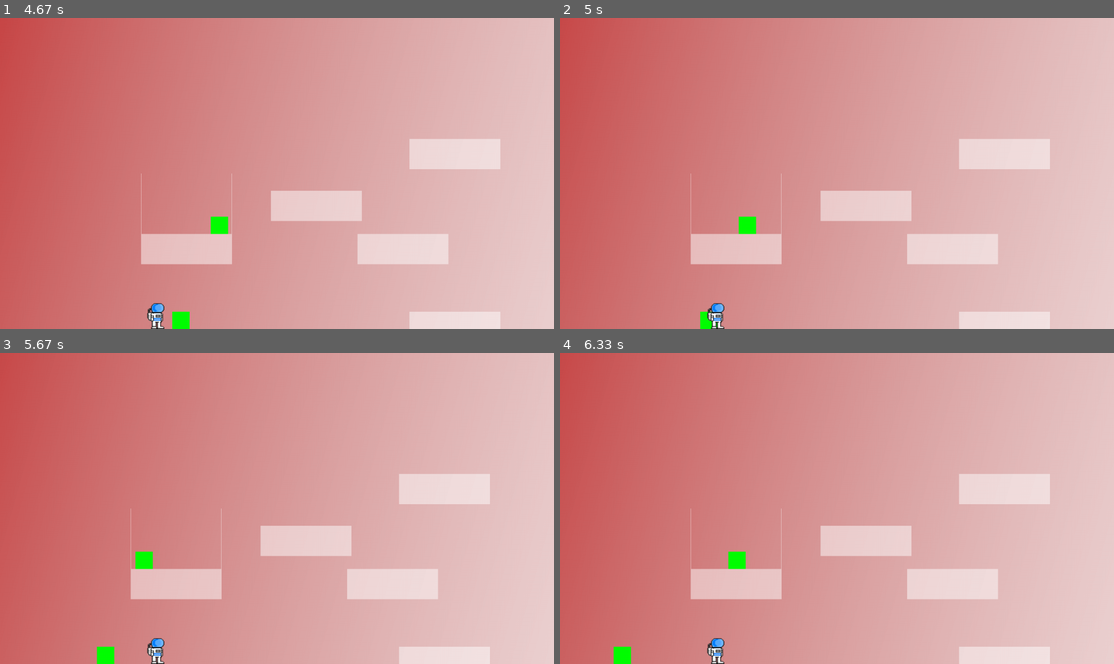
Above: before the commit, frames 1-4 (two rows, left to right).
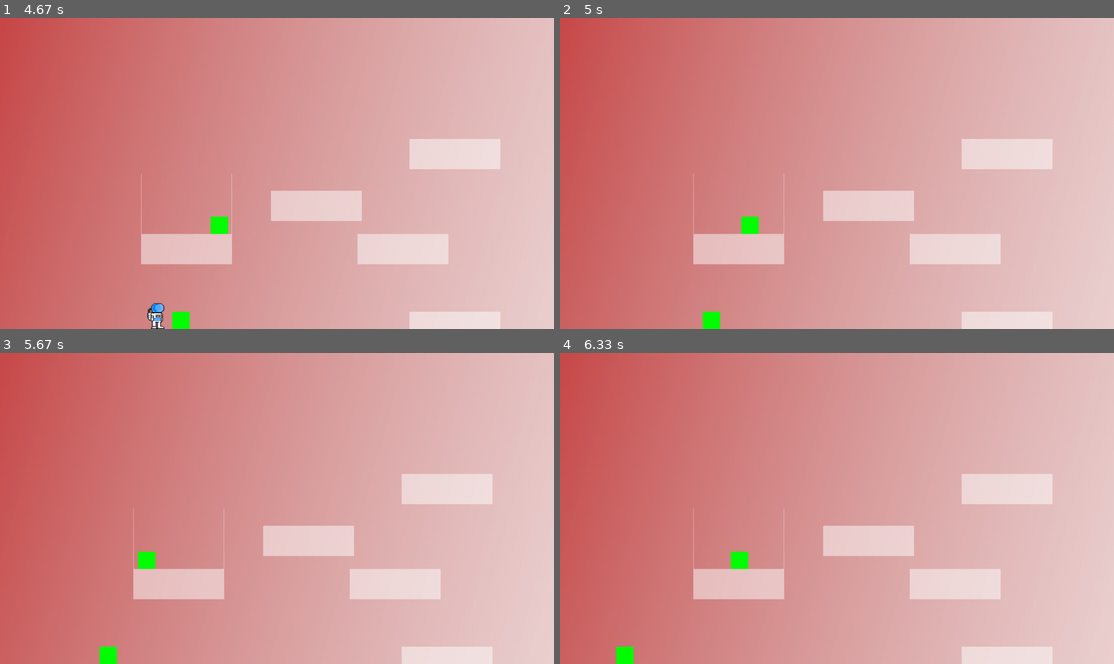
Above: after the commit, the same moments.

Repository: FlyingEwok/pygameRST
Game: pygame game, started from game.py
The game is run twice, just before and just after one commit, with the same random seed, the same clock (stepped at 60 frames per second) and the same inputs.
Inputs:
- Up to frame 1 (4.67 s): hold Right 0.33-0.8 s; hold Up 0.83-1.13 s; hold Right 1.17-1.63 s; hold Left 1.67-2.2 s; hold Left 2.23-2.63 s; hold Up 2.67-3.03 s; hold Right 3.07-3.7 s; hold Left 3.73-4.2 s; hold Right from 4.23 s (still down)
- Up to frame 2 (5 s): release Right at 4.7 s
- Up to frame 3 (5.67 s): no input
- Up to frame 4 (6.33 s): no input

Frame 1 is identical in both runs. In frame 2, 0.8% of the frame differs, in the area x 23-89%, y 38-100%; in frame 3, 0.8%, in the area x 17-89%, y 38-100%; in frame 4, 0.8%.

Commit message:
Enemy mechanics

Diff:
--- a/enemyclass.py
+++ b/enemyclass.py
@@ -100,3 +100,6 @@
         # If it is ok to jump, set our speed upwards
         if len(platform_hit_list) > 0 or self.rect.bottom >= main.SCREEN_HEIGHT:
             self.change_y = -10
+
+    def destroy(self):
+        self.level.enemy_list.remove(self)
--- a/level1class.py
+++ b/level1class.py
@@ -2,6 +2,7 @@
 import platformclass
 import invisablehitmarkerclass
 import enemyclass
+import pygame
 
 # Create platforms for the level
 class Level_01(levelclass.Level):
@@ -14,6 +15,11 @@
         levelclass.Level.__init__(self, player)
 
         self.level_limit = -1000
+        screenHeight = pygame.display.get_surface().get_size()[1]
+
+        # Place player
+        player.rect.x = 340
+        player.rect.y = screenHeight - player.rect.height
 
         # Array with width, height, x, and y of platform
         levelPlatform =[
@@ -34,23 +40,6 @@
                 [1, 1, 666, 550]
                 ]
 
-        # Go through the array above and add platforms
-        for platform in levelPlatform:
-            block = platformclass.Platform(platform[0], platform[1])
-            block.rect.x = platform[2]
-            block.rect.y = platform[3]
-            block.player = self.player
-            self.platform_list.add(block)
-
-        for hitmarker in levelHitMarker:
-            marker = invisablehitmarkerclass.HitMarker(hitmarker[0], hitmarker[1])
-            marker.rect.x = hitmarker[2]
-            marker.rect.y = hitmarker[3]
-            self.hitmarker_list.add(marker)
-
-        for enemy in enemyList:
-            enemy1 = enemyclass.Enemy()
-            enemy1.level = self
-            enemy1.rect.x = enemy[2]
-            enemy1.rect.y = enemy[3]
-            self.enemy_list.add(enemy1)
+        self.addPlatforms(levelPlatform)
+        self.addHitmarker(levelHitMarker)
+        self.addEnemy(enemyList)
--- a/level2class.py
+++ b/level2class.py
@@ -20,10 +20,4 @@
                  [210, 30, 1120, 280],
                  ]
 
-        # Go through the array above and add platforms
-        for platform in level:
-            block = platformclass.Platform(platform[0], platform[1])
-            block.rect.x = platform[2]
-            block.rect.y = platform[3]
-            block.player = self.player
-            self.platform_list.add(block)
+        self.addPlatforms(level)
--- a/levelclass.py
+++ b/levelclass.py
@@ -1,6 +1,8 @@
 import pygame
 import rgbColours
 import enemyclass
+import platformclass
+import invisablehitmarkerclass
 
 class Level():
     """ This is a generic super-class used to define a level.
@@ -13,7 +15,9 @@
         self.platform_list = pygame.sprite.Group()
         self.hitmarker_list = pygame.sprite.Group()
         self.enemy_list = pygame.sprite.Group()
+        self.player_list = pygame.sprite.Group()
         self.player = player
+        self.player_list.add(self.player)
 
         # How far this world has been scrolled left/right
         self.world_shift = 0
@@ -24,6 +28,7 @@
         self.platform_list.update()
         self.hitmarker_list.update()
         self.enemy_list.update()
+        self.player_list.update()
 
     def draw(self, screen):
         """ Draw everything on this level. """
@@ -37,6 +42,7 @@
         self.platform_list.draw(screen)
         self.hitmarker_list.draw(screen)
         self.enemy_list.draw(screen)
+        self.player_list.draw(screen)
 
     def shift_world(self, shift_x):
         """ When the user moves left/right and we need to scroll
@@ -54,3 +60,28 @@
 
         for enemy in self.enemy_list:
             enemy.rect.x += shift_x
+
+    def addPlatforms(self, levelPlatform):
+        # Go through the array above and add platforms
+
+        for platform in levelPlatform:
+            block = platformclass.Platform(platform[0], platform[1])
+            block.rect.x = platform[2]
+            block.rect.y = platform[3]
+            block.player = self.player
+            self.platform_list.add(block)
+
+    def addHitmarker(self, levelHitMarker):
+        for hitmarker in levelHitMarker:
+            marker = invisablehitmarkerclass.HitMarker(hitmarker[0], hitmarker[1])
+            marker.rect.x = hitmarker[2]
+            marker.rect.y = hitmarker[3]
+            self.hitmarker_list.add(marker)
+
+    def addEnemy(self, enemyList):
+        for enemy in enemyList:
+            enemy1 = enemyclass.Enemy()
+            enemy1.level = self
+            enemy1.rect.x = enemy[2]
+            enemy1.rect.y = enemy[3]
+            self.enemy_list.add(enemy1)
--- a/main.py
+++ b/main.py
@@ -21,7 +21,6 @@
 
     # Create the player
     player = playerclass.Player()
-    enemy = enemyclass.Enemy()
 
     # Create all the levels
     level_list = []
@@ -32,13 +31,9 @@
     current_level_no = 0
     current_level = level_list[current_level_no]
 
-    active_sprite_list = pygame.sprite.Group()
     player.level = current_level
-    enemy.level = current_level
 
-    player.rect.x = 340
-    player.rect.y = SCREEN_HEIGHT - player.rect.height
-    active_sprite_list.add(player)
+
 
 
     # Loop until the user clicks the close button.
@@ -67,8 +62,6 @@
                 if event.key == pygame.K_RIGHT and player.change_x > 0:
                     player.stop()
 
-        # Update the player.
-        active_sprite_list.update()
 
         # Update items in the level
         current_level.update()
@@ -96,7 +89,6 @@
 
         # ALL CODE TO DRAW SHOULD GO BELOW THIS COMMENT
         current_level.draw(screen)
-        active_sprite_list.draw(screen)
 
         # ALL CODE TO DRAW SHOULD GO ABOVE THIS COMMENT
 
--- a/playerclass.py
+++ b/playerclass.py
@@ -67,6 +67,14 @@
             # Stop our vertical movement
             self.change_y = 0
 
+        # Enemy collision detection
+        enemy_hit_list = pygame.sprite.spritecollide(self, self.level.enemy_list, False)
+        for enemy in enemy_hit_list:
+            if self.change_y > 0:
+                enemy.destroy()
+            else:
+                self.die()
+
     def calc_grav(self):
         """ Calculate effect of gravity. """
         if self.change_y == 0:
@@ -93,6 +101,9 @@
         if len(platform_hit_list) > 0 or self.rect.bottom >= main.SCREEN_HEIGHT:
             self.change_y = -10
 
+    def die(self):
+        self.level.player_list.remove(self)
+
     # Player-controlled movement:
     def go_left(self):
         """ Called when the user hits the left arrow. """
